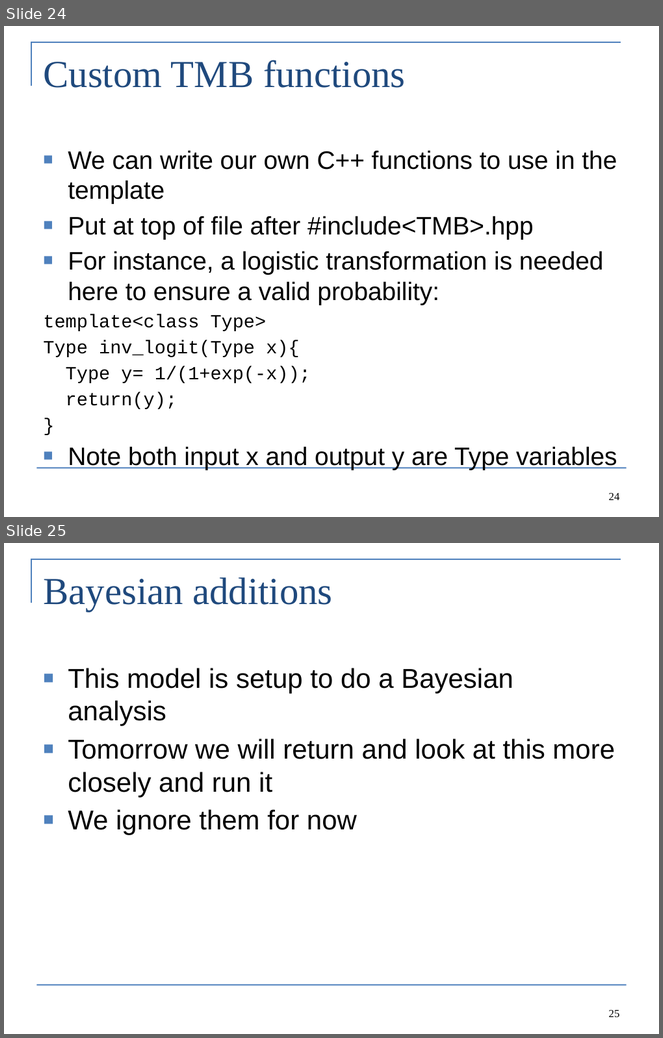
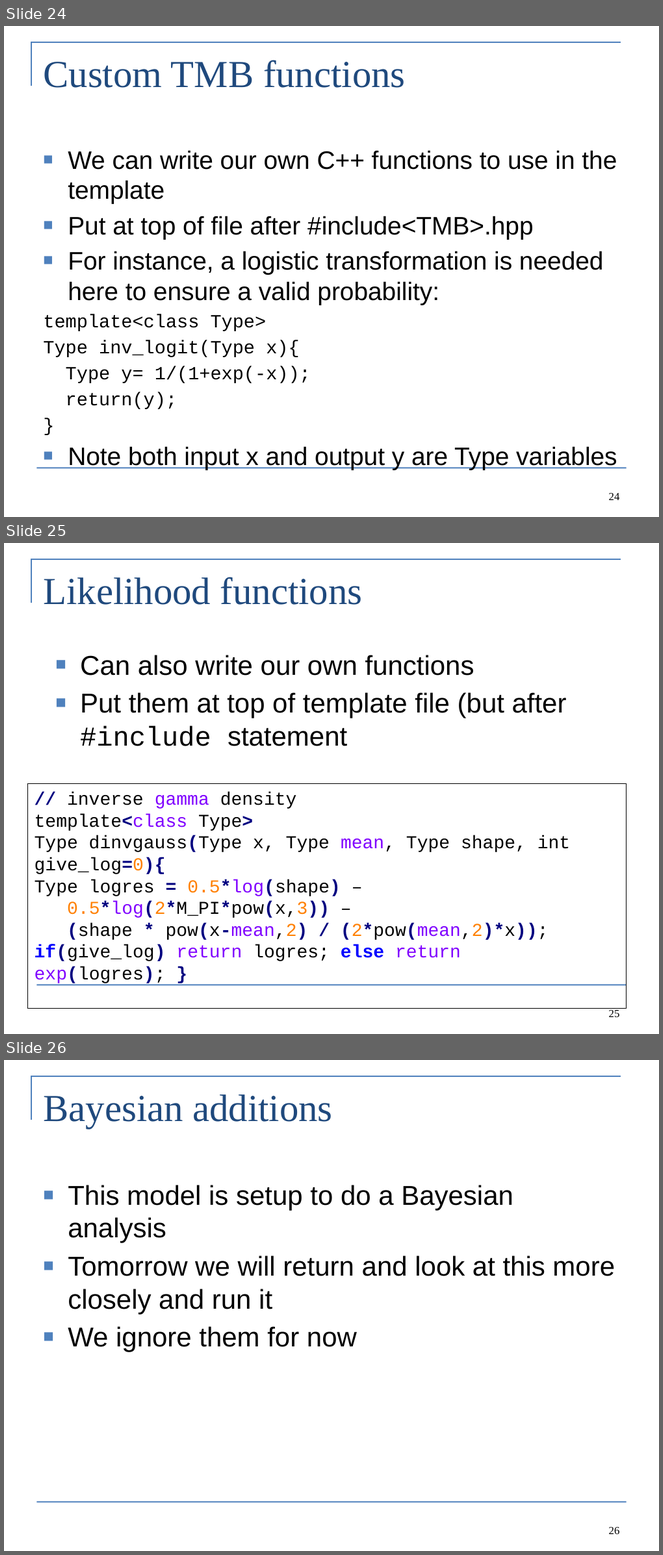
Before and after one commit to Cole-Monnahan-NOAA/tmb_workshop, a slide deck: day5/lecture4_GLMM_beyond.pptx. Shown one above the other, each under a label of ours: slides 24 and 25 before the commit, slides 24, 25 and 26 after it. The pictures are 663x1038 and 663x1555 pixels, drawn with LibreOffice and Linux fonts; fonts in the diff are those of the drawing. Boxes give left, top, right and bottom in pixels: in the first picture for what was removed or moved away, otherwise in the second. Text is boxed around its words. In the diff, an @@ line names an element or a change of style, - is before the commit and + after.

```diff
--- a/day5/lecture4_GLMM_beyond.pptx
+++ b/day5/lecture4_GLMM_beyond.pptx
@@ slide 25 added at box(4, 543, 659, 1034), background #FFFFFF; not listed: 2 template elements that a slide beside it also shows @@
@@ title added at box(43, 577, 363, 605), 42 pt, text #1F497D @@
+Likelihood functions
@@ text added at box(80, 655, 567, 746), 30 pt, text #000000 @@
+■ Can also write our own functions
+■ Put them at top of template file (but after #include statement
@@ rectangle added at box(27, 784, 627, 1009), outline #000000 0.75 pt, 20 pt, text #000000 @@
+// inverse gamma density
+template<class Type>
+Type dinvgauss(Type x, Type mean, Type shape, int give_log=0){
+Type logres = 0.5*log(shape) –
+0.5*log(2*M_PI*pow(x,3)) –
+(shape * pow(x-mean,2) / (2*pow(mean,2)*x)); if(give_log) return logres; else return exp(logres); }
@@ page number added at box(609, 1008, 620, 1017), 12 pt, text #000000 @@
+25
@@ what was slide 25 is now slide 26 @@
@@ page number at box(609, 1527, 620, 1534): text changed @@
-25
+26
```
Also in this commit, not shown: 1 other file.
